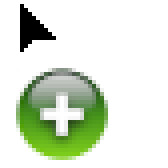
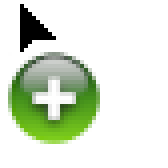
Layered file, before and after one edit (168px x 168px). Changes by layer:
painted on "Copy" over (8, 52, 108, 160)
